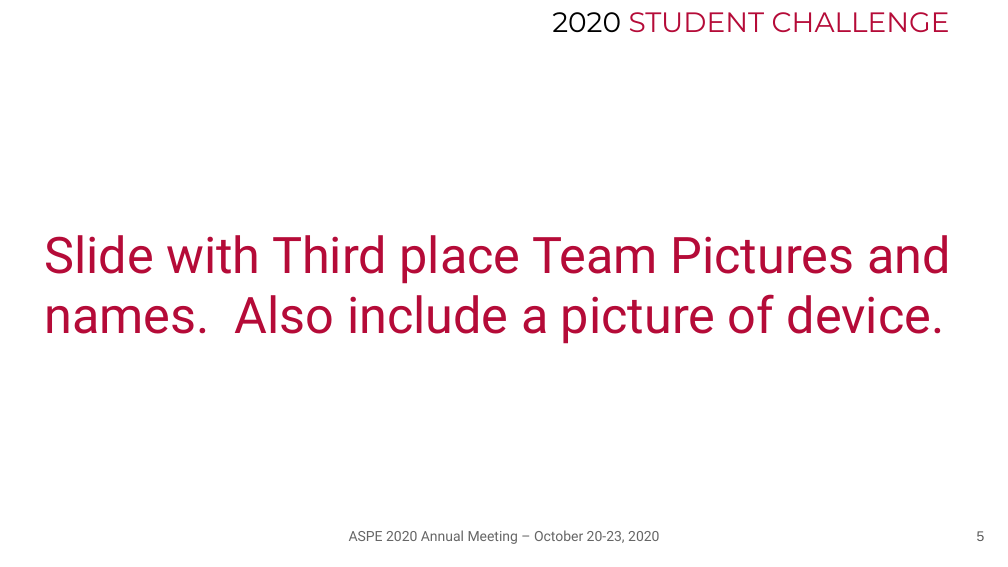
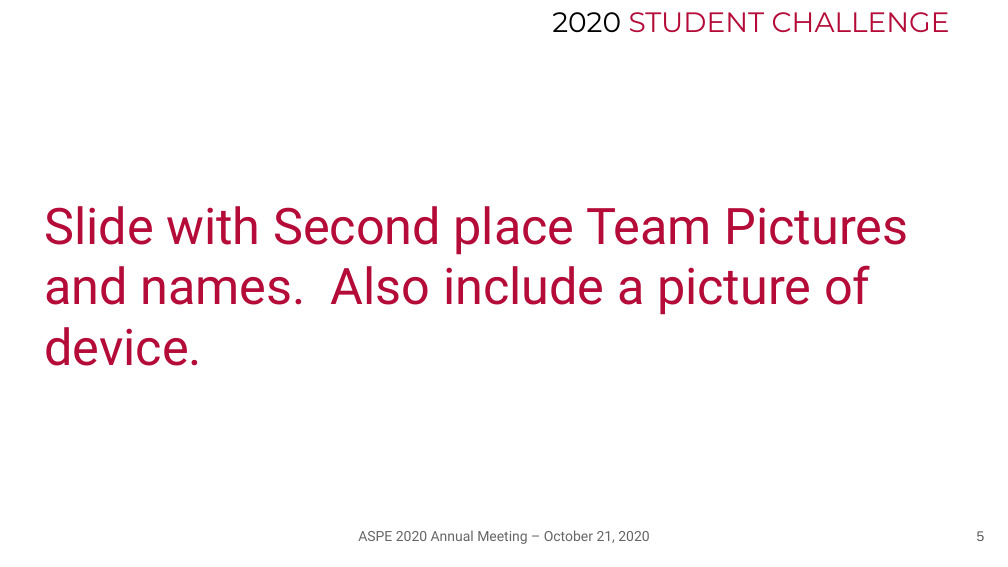
Before and after one commit to ASPE-student-challenge/2020, a slide deck: slide 5 of 2020 ASPE Recognitions...pptx. Drawn at 1008x567 pixels with LibreOffice and Linux fonts; fonts in the diff are those of the drawing; background and template pictures are left out. Boxes give left, top, right and bottom in pixels: in the first picture for what was removed or moved away, otherwise in the second. Text is boxed around its words. In the diff, an @@ line names an element or a change of style, - is before the commit and + after.

Commit message:
Update 2020 ASPE Recognitions...pptx
added two slides for recruting...

```diff
--- a/2020 ASPE Recognitions...pptx
+++ b/2020 ASPE Recognitions...pptx
@@ title at (x1=44, y1=206, x2=908, y2=366): text changed @@
-Slide with Third place Team Pictures and names. Also include a picture of device.
+Slide with Second place Team Pictures and names. Also include a picture of device.
@@ text at (x1=358, y1=530, x2=649, y2=544): text changed @@
-ASPE 2020 Annual Meeting – October 20-23, 2020
+ASPE 2020 Annual Meeting – October 21, 2020
```
Also in this commit, not shown: 7 other slides changed, 2 slides added.
